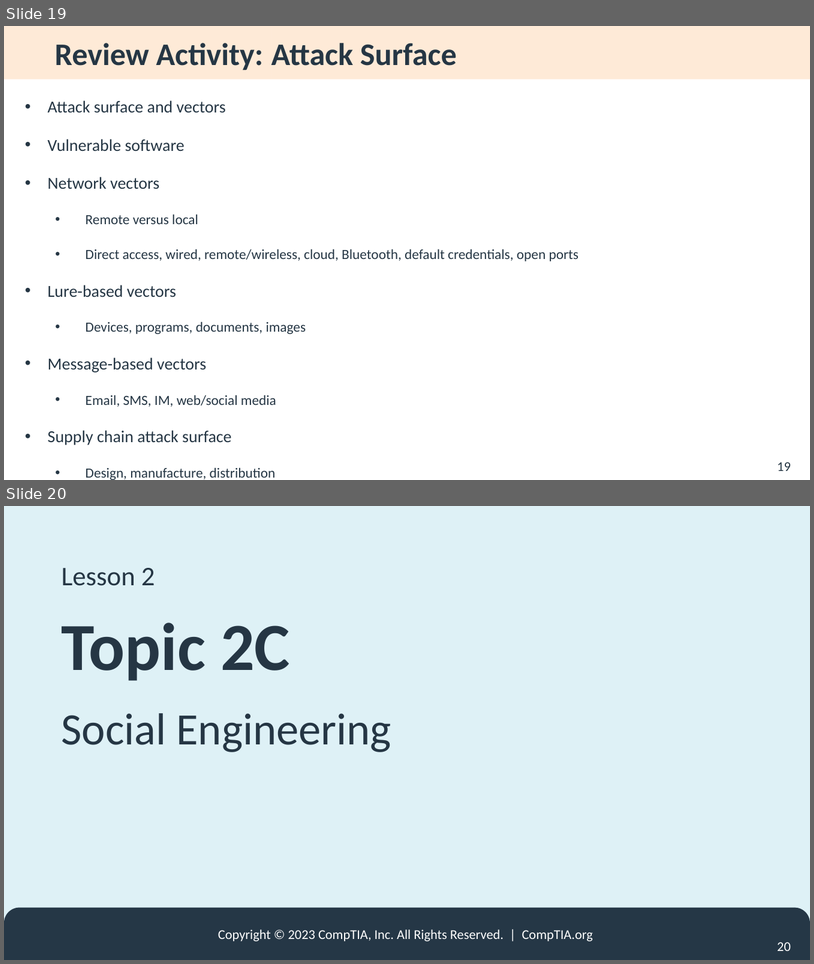
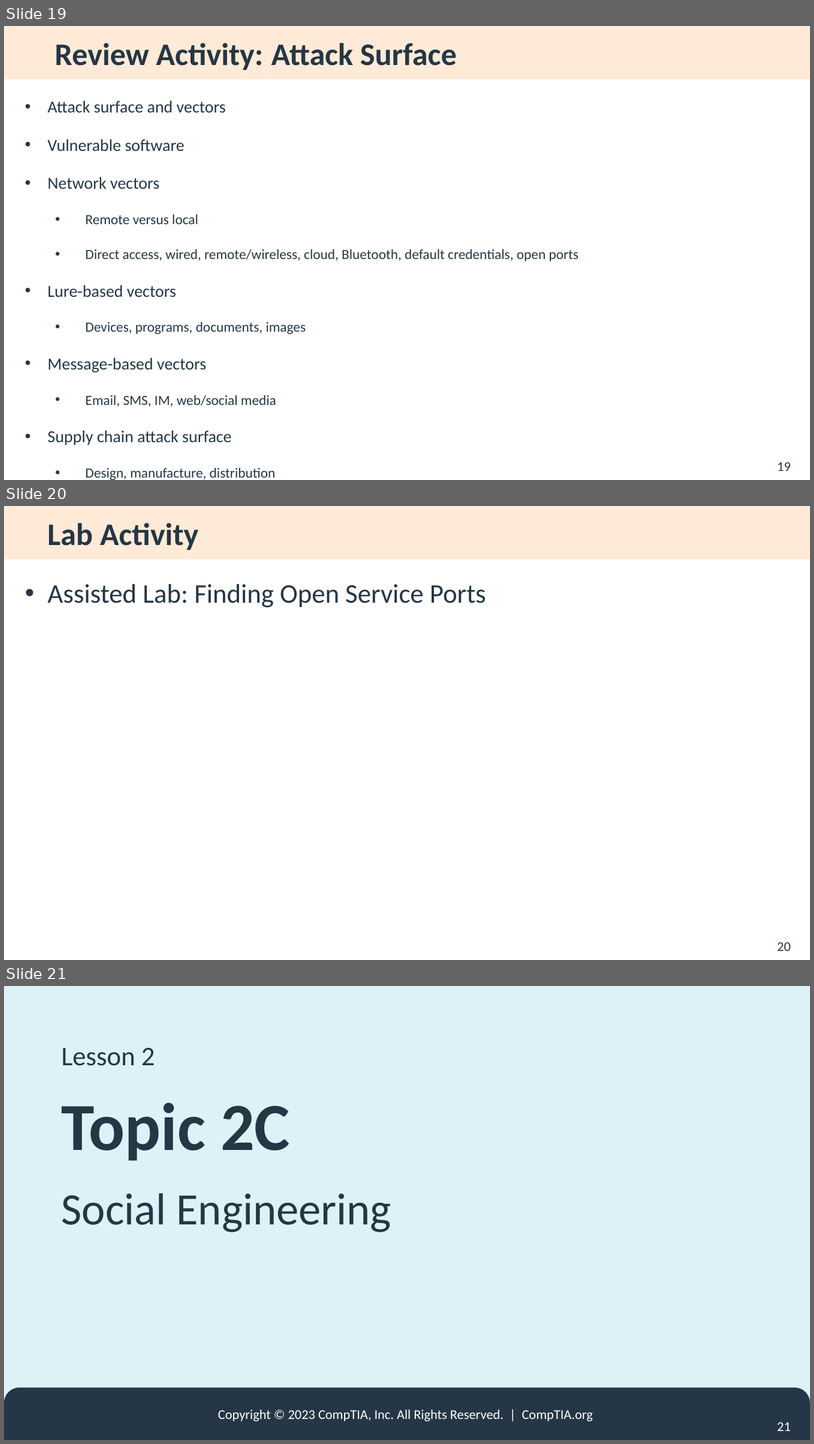
Before and after one commit to ehabfahmi/SecurityPlus, a slide deck: Material/sy0-701_Lesson 02.pptx. Shown one above the other, each under a label of ours: slides 19 and 20 before the commit, slides 19, 20 and 21 after it. The pictures are 814x964 and 814x1444 pixels, drawn with LibreOffice and Linux fonts; fonts in the diff are those of the drawing; background and template pictures are left out. Boxes give left, top, right and bottom in pixels: in the first picture for what was removed or moved away, otherwise in the second. Text is boxed around its words. In the diff, an @@ line names an element or a change of style, - is before the commit and + after.

```diff
--- a/Material/sy0-701_Lesson 02.pptx
+++ b/Material/sy0-701_Lesson 02.pptx
@@ slide 20 added at (x1=4, y1=506, x2=810, y2=960), background #FFFFFF @@
@@ rectangle added at (x1=4, y1=506, x2=810, y2=559), fill #FEAE62 at 25% opacity, 28 pt, text #253644, bold @@
+Lab Activity
@@ text added at (x1=48, y1=584, x2=486, y2=607), 24 pt, text #253644 @@
+• Assisted Lab: Finding Open Service Ports
@@ page number added at (x1=777, y1=942, x2=791, y2=951), 12 pt, text #253644 @@
+20
@@ what was slide 20 is now slide 21 @@
@@ page number at (x1=777, y1=1422, x2=791, y2=1431): text changed @@
-20
+21
```
Also in this commit, not shown: 1 other slide added, 29 other files.
